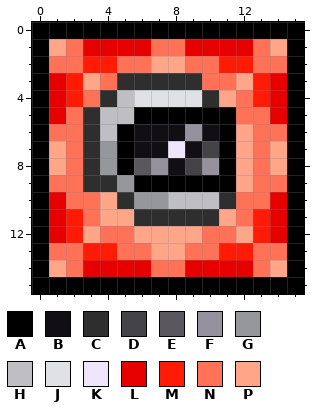
A pixel-art sprite gets an edit: Content/Buffs/Debuffs/Depressurized.png. This is how it looked before the edit.
The file is 32x32 pixels, drawn in blocks of 2x2; one block is one cell here. Pixels under 10% opacity are left out.
Palette (. is transparent): A #000000  B #110f13  C #2e2e2f  D #444347  E #5a585e  F #95919d  G #96979a  H #bfbfc3  J #dfe1e4  K #eee7fb  L #e70000  M #ff1b05  N #ff7257  P #ffa588
Pixels before, first column x 0:
 0 AAAAAAAAAAAAAAAA
 1 APNLLLLNNLLLLNPA
 2 ANNMMNNPPNNMMNNA
 3 ALMPNCCCCCNNPMLA
 4 ALMNCHJJJJCPNMLA
 5 ALNCHHAAAAAANNLA
 6 ANNCHABBBFBAPNNA
 7 APNCGABBKBDAPNPA
 8 APNCGAEFBDFAPNPA
 9 ANNCCGAAAAAAPNNA
10 ALNNPCGGHHHCNNLA
11 ALMNPPCCCCCPNMLA
12 ALMPNNPPPPNNPMLA
13 ANNMMNNPPNNMMNNA
14 APNLLLLNNLLLLNPA
15 AAAAAAAAAAAAAAAA
After the commit:
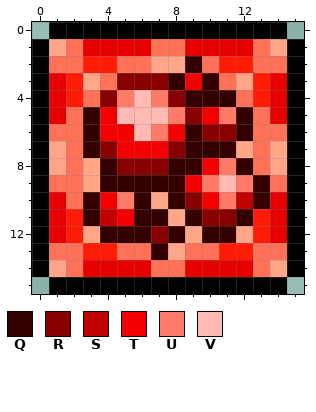
Colours new in this view: Q #340000  R #880000  S #c30000  T #f50000  U #ff7b67  V #ffbab4
Edits made:
Changed rows in their new state; - is an unchanged pixel.
first column x 0:
 0 .--------------.
 2 ---------Q------
 3 -----RRRQTQ-----
 4 ----RUVURQQQ----
 5 ---QTVVVURTUQ---
 6 ---QTTVUTQRRQ---
 7 ---QRTTTRQQQ----
 8 ---PQRRRQQTUQ---
 9 ---PQQQQQTUVUQ--
10 ---QTUQPQRTUSQ--
11 ---QSTQQPQRRQ---
12 ----QQQRQ-QQ----
13 -------Q--------
15 .--------------.
Where, in picture pixels (left, top, right, bottom), the same in both pictures:
changed: (32, 22, 304, 294)
